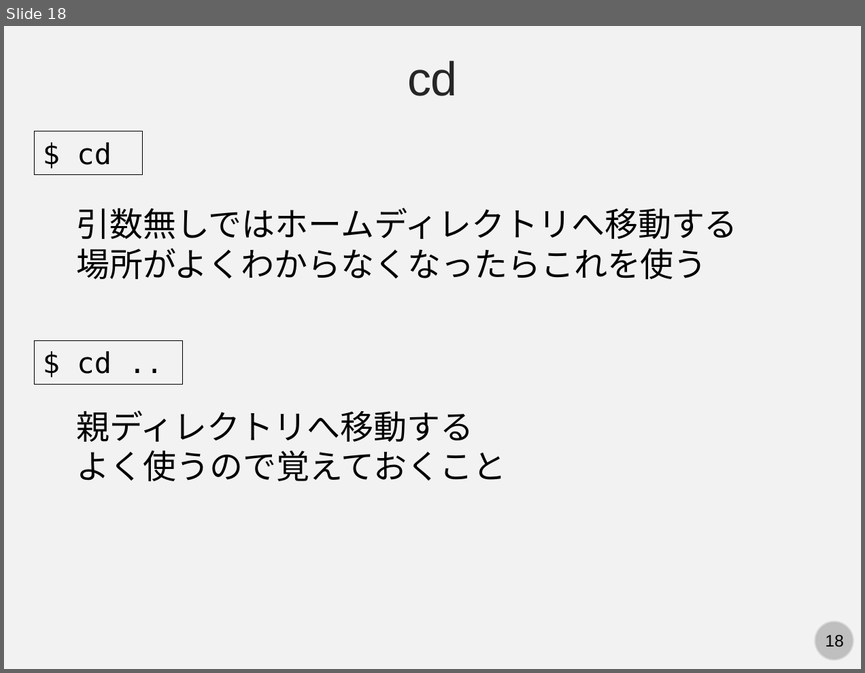
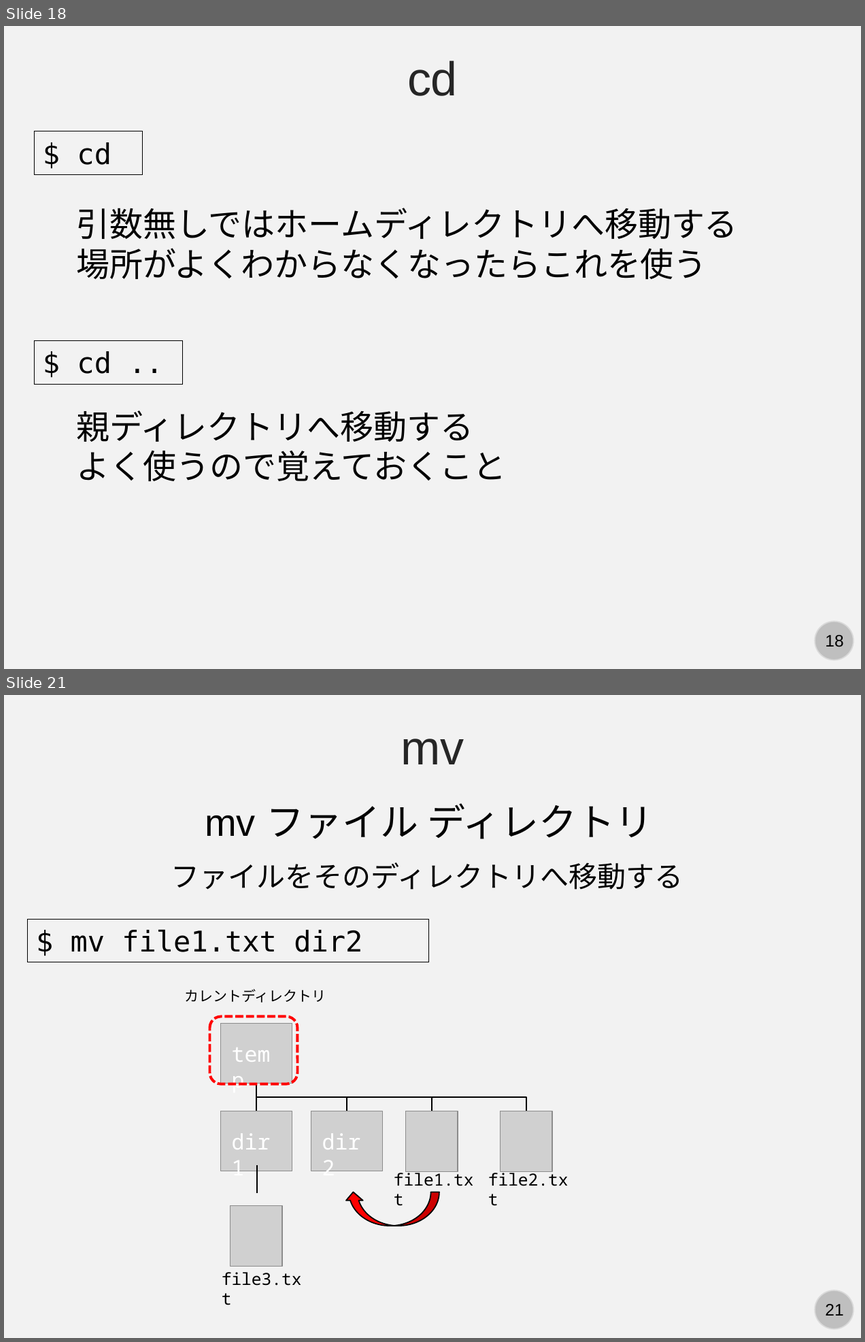
Before and after one commit to kaityo256/github, a slide deck: command/fig/slide.pptx. Shown one above the other, each under a label of ours: slide 18 before the commit, slides 18 and 21 after it; the slides between them are not shown. The pictures are 865x673 and 865x1342 pixels, drawn with LibreOffice and Linux fonts; fonts in the diff are those of the drawing; grey boxes stand for pictures. Boxes give left, top, right and bottom in pixels: in the first picture for what was removed or moved away, otherwise in the second. Text is boxed around its words. In the diff, an @@ line names an element or a change of style, - is before the commit and + after.

```diff
--- a/command/fig/slide.pptx
+++ b/command/fig/slide.pptx
@@ slide 21 added at (4,695,861,1338), background #F2F2F2; not listed: 2 template elements that a slide beside it also shows @@
@@ text added at (400,739,464,764), 40 pt, text #262626 @@
+mv
@@ text added at (205,803,653,839), 32 pt, text #000000 @@
+mv ファイル ディレクトリ
@@ text added at (171,862,683,889), 24 pt, text #000000 @@
+ファイルをそのディレクトリへ移動する
@@ rectangle added at (28,919,430,962), outline #000000 0.75 pt, 24 pt, text #000000 @@
+$ mv file1.txt dir2
@@ text added at (184,989,326,1002), 12 pt, text #000000 @@
+カレントディレクトリ
@@ rounded rectangle added at (209,1016,297,1084), outline #FF0000 2.25 pt dashed @@
@@ picture added at (221,1023,293,1083) @@
@@ text added at (224,1037,288,1071), 18 pt, text #FFFFFF @@
+temp
@@ elbow line added from (257, 1083) to (347, 1110), #000000 1 pt @@
@@ elbow line added from (257, 1083) to (432, 1110), #000000 1 pt @@
@@ elbow line added from (257, 1083) to (526, 1110), #000000 1 pt @@
@@ line added from (257, 1083) to (257, 1110), #000000 1 pt @@
@@ picture added at (221,1110,293,1170) @@
@@ picture added at (311,1110,383,1170) @@
@@ picture added at (406,1110,458,1172) @@
@@ picture added at (500,1110,552,1172) @@
@@ text added at (224,1124,288,1159), 18 pt, text #FFFFFF @@
+dir1
@@ text added at (313,1124,379,1159), 18 pt, text #FFFFFF @@
+dir2
@@ line added from (257, 1164) to (257, 1193), #000000 1 pt @@
@@ text added at (394,1170,474,1186), 14 pt, text #000000 @@
+file1.txt
@@ text added at (488,1170,568,1186), 14 pt, text #000000 @@
+file2.txt
@@ curved left arrow added at (345,1191,439,1225), fill #FF0000, outline #000000 1 pt @@
@@ picture added at (230,1205,283,1266) @@
@@ text added at (222,1272,302,1285), 14 pt, text #000000 @@
+file3.txt
```
Also in this commit, not shown: 1 slide changed, 8 other slides added.
